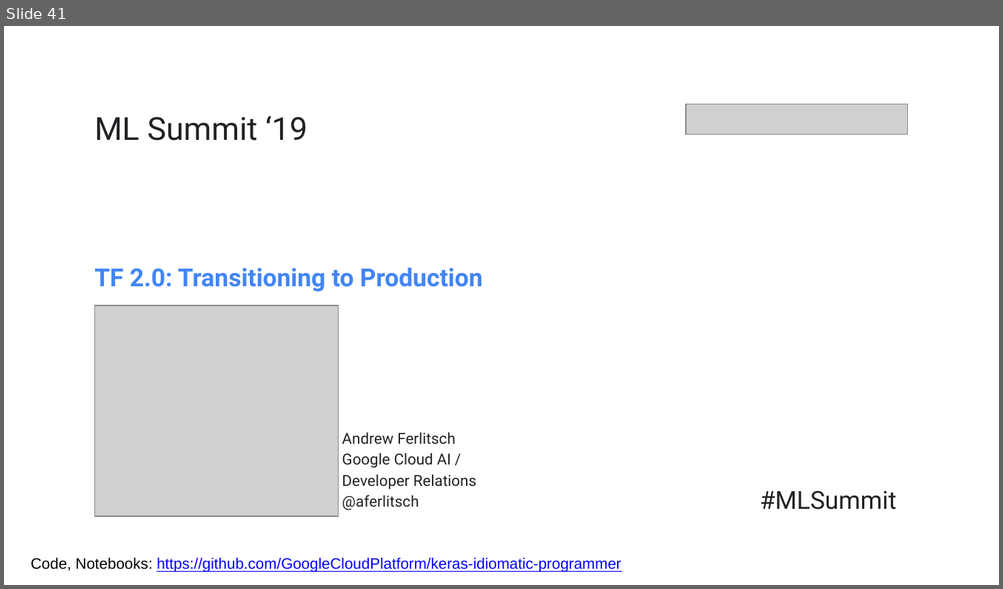
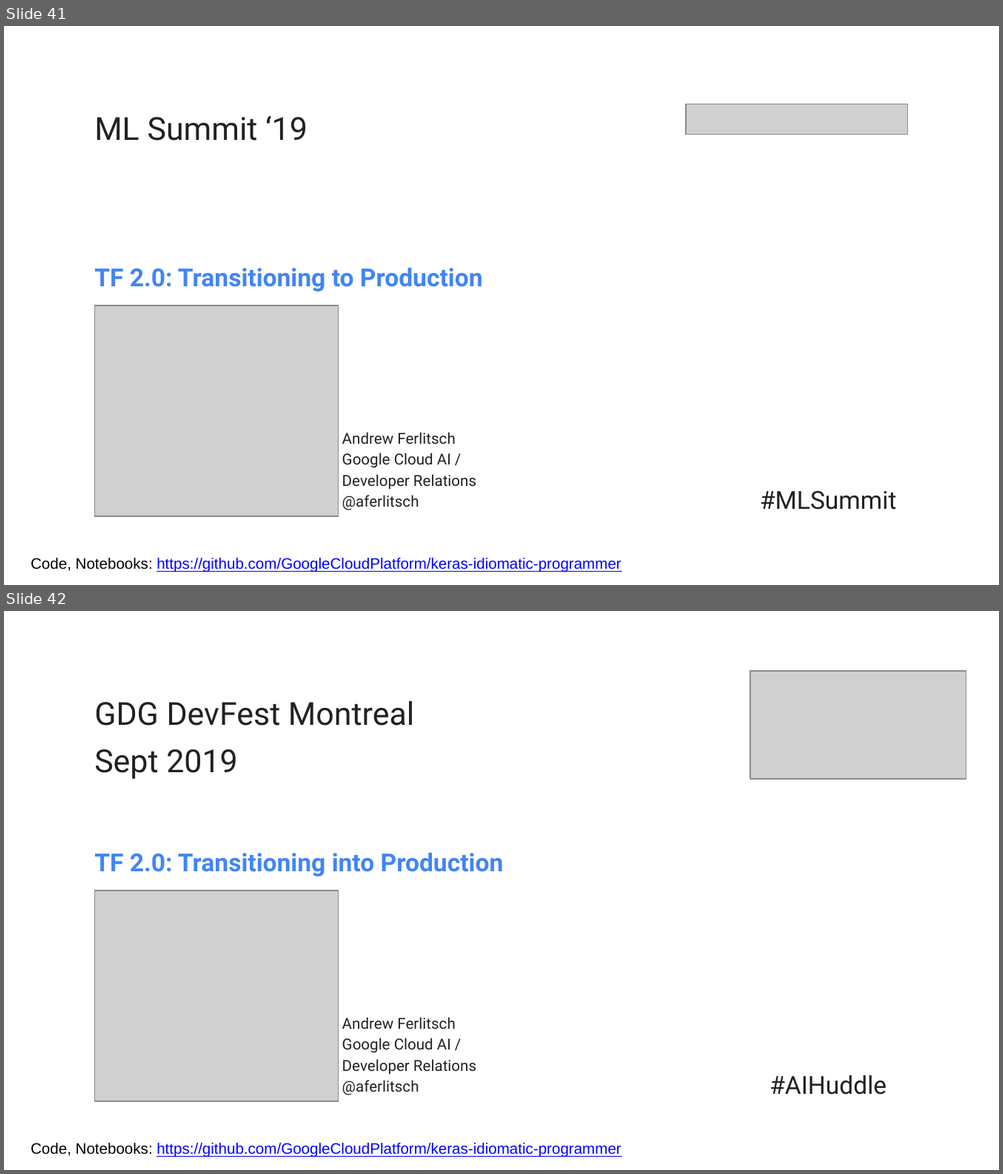
Before and after one commit to GoogleCloudPlatform/keras-idiomatic-programmer, a slide deck: workshops/TF 2.0_ Transitioning to Production.pptx. Shown one above the other, each under a label of ours: slide 41 before the commit, slides 41 and 42 after it. The pictures are 1003x589 and 1003x1174 pixels, drawn with LibreOffice and Linux fonts; fonts in the diff are those of the drawing; grey boxes stand for pictures; background and template pictures are left out. Boxes give left, top, right and bottom in pixels: in the first picture for what was removed or moved away, otherwise in the second. Text is boxed around its words. In the diff, an @@ line names an element or a change of style, - is before the commit and + after.

```diff
--- a/workshops/TF 2.0_ Transitioning to Production.pptx
+++ b/workshops/TF 2.0_ Transitioning to Production.pptx
@@ slide 42 added at [4, 611, 999, 1170], background picture (left out) @@
@@ rectangle added at [657, 674, 936, 735], fill #FFFFFF @@
@@ picture added at [750, 671, 966, 779] @@
@@ subtitle added at [94, 701, 414, 779], 23 pt, text #202124 @@
+GDG DevFest Montreal Sept 2019
@@ rectangle added at [67, 798, 623, 1106], fill #FFFFFF @@
@@ subtitle added at [94, 853, 504, 877], 18 pt, text #4285F4, bold @@
+TF 2.0: Transitioning into Production
@@ picture added at [94, 891, 338, 1102] @@
@@ text added at [342, 1017, 476, 1096], 11 pt, text #202124 @@
+Andrew Ferlitsch
+Google Cloud AI / Developer Relations
+@aferlitsch
@@ rectangle added at [720, 1047, 936, 1108], fill #FFFFFF @@
@@ subtitle added at [769, 1075, 886, 1095], 18 pt, text #202124 @@
+#AIHuddle
@@ text added at [31, 1143, 620, 1158], 11 pt, text #0000FF, underline @@
+Code, Notebooks: https://github.com/GoogleCloudPlatform/keras-idiomatic-programmer
```
Also in this commit, not shown: 1 slide changed.
